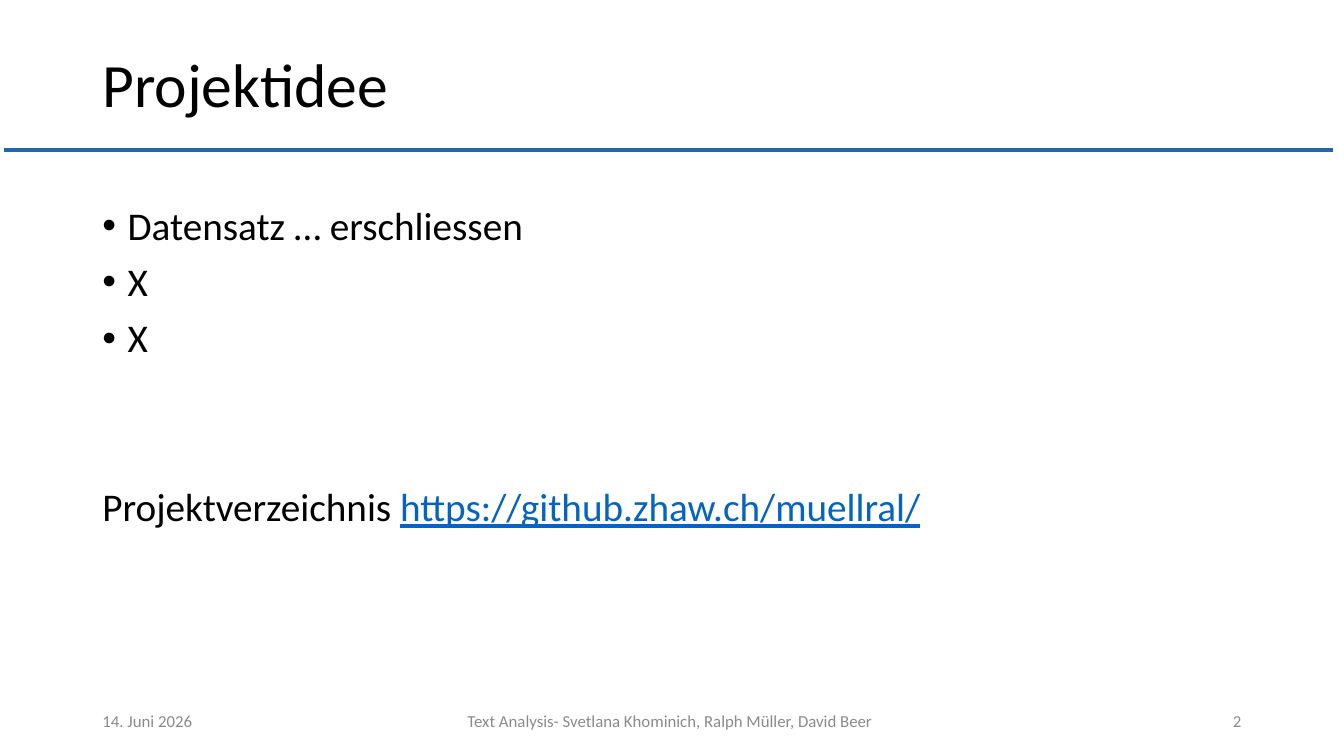
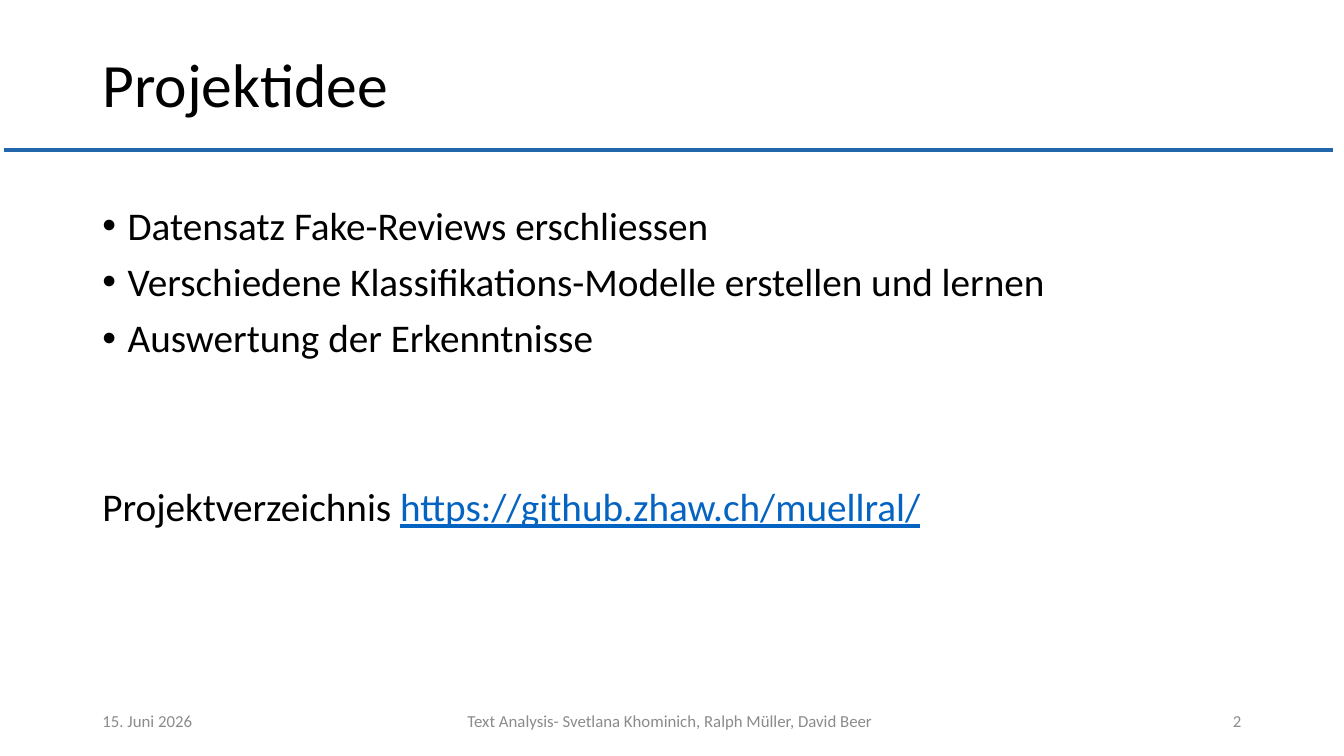
Before and after one commit to muellR/text_analysis, a slide deck: slide 2 of presentation/ln_text_analysis.pptx. Drawn at 1344x756 pixels with LibreOffice and Linux fonts; fonts in the diff are those of the drawing; background and template pictures are left out. Boxes give left, top, right and bottom in pixels: in the first picture for what was removed or moved away, otherwise in the second. Text is boxed around its words. In the diff, an @@ line names an element or a change of style, - is before the commit and + after.

```diff
--- a/presentation/ln_text_analysis.pptx
+++ b/presentation/ln_text_analysis.pptx
@@ text at [128, 212, 1045, 359]: text changed @@
-• Datensatz … erschliessen
-• X
-• X
+• Datensatz Fake-Reviews erschliessen
+• Verschiedene Klassifikations-Modelle erstellen und lernen
+• Auswertung der Erkenntnisse
@@ text at [102, 715, 192, 727]: text changed @@
-14. Juni 2026
+15. Juni 2026
```
Also in this commit, not shown: 4 other slides changed, 16 slides added, 8 other files.
